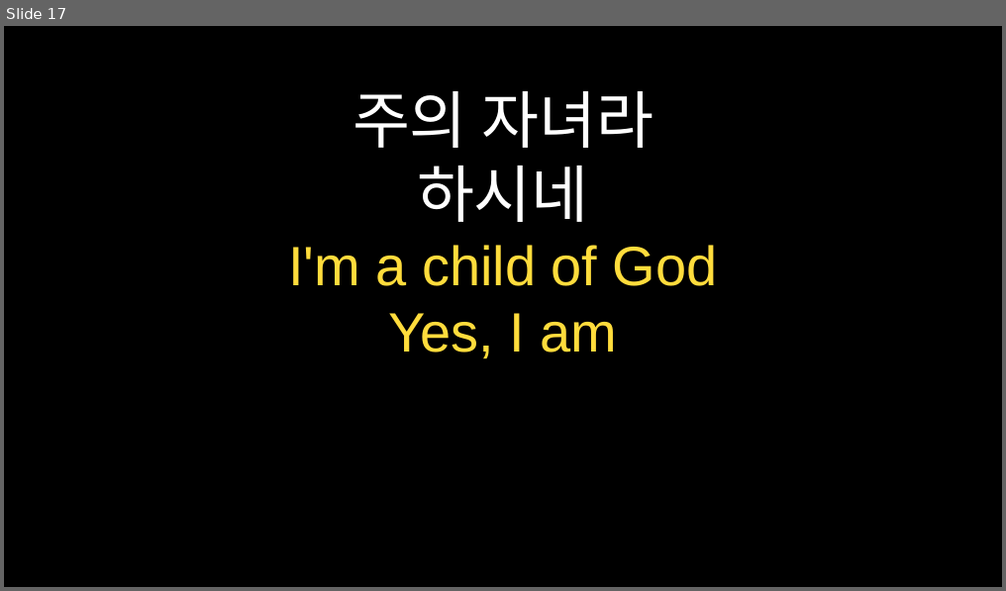
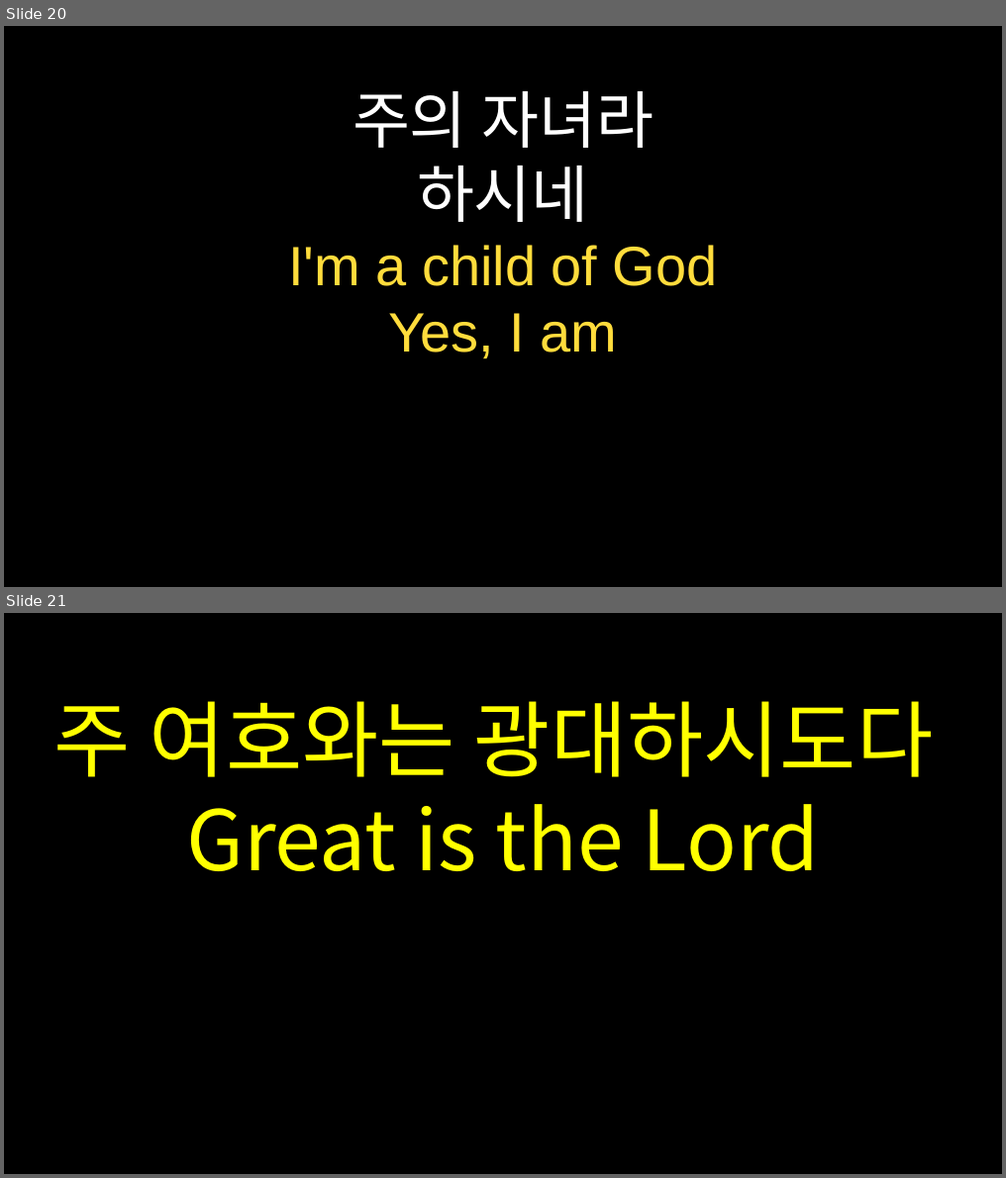
Before and after one commit to goldenbit1999/praisePPT, a slide deck: praisePPT/weekly_praise.pptx. Shown one above the other, each under a label of ours: slide 17 before the commit, slides 20 and 21 after it. The pictures are 1006x591 and 1006x1178 pixels, drawn with LibreOffice and Linux fonts; fonts in the diff are those of the drawing. Boxes give left, top, right and bottom in pixels: in the first picture for what was removed or moved away, otherwise in the second. Text is boxed around its words. In the diff, an @@ line names an element or a change of style, - is before the commit and + after.

```diff
--- a/praisePPT/weekly_praise.pptx
+++ b/praisePPT/weekly_praise.pptx
@@ slide 21 added at (4,613,1002,1174), background #000000 @@
@@ text added at (54,701,934,871), 60 pt, text #FFFF00 @@
+주 여호와는 광대하시도다
+Great is the Lord
@@ what was slide 17 is now slide 20 @@
```
Also in this commit, not shown: 14 slides changed, 11 other slides added, 10 slides removed, 10 other files.
